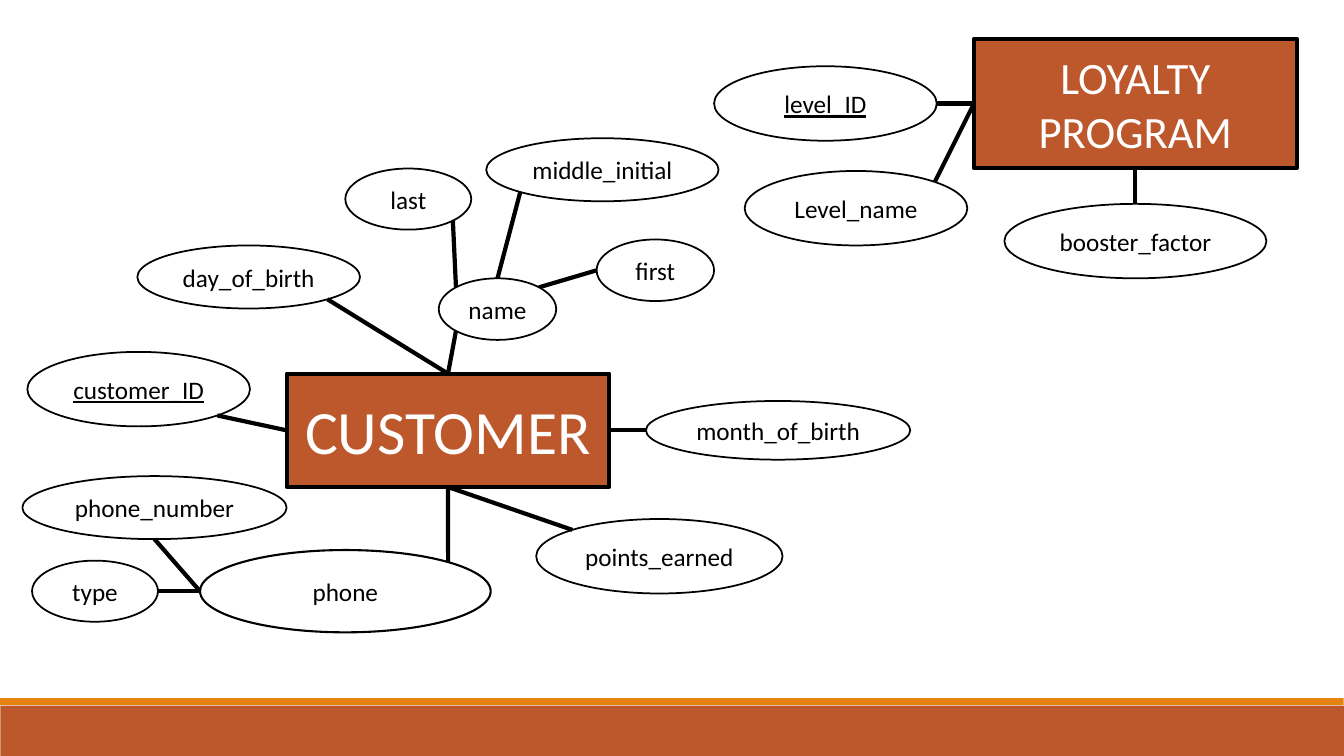
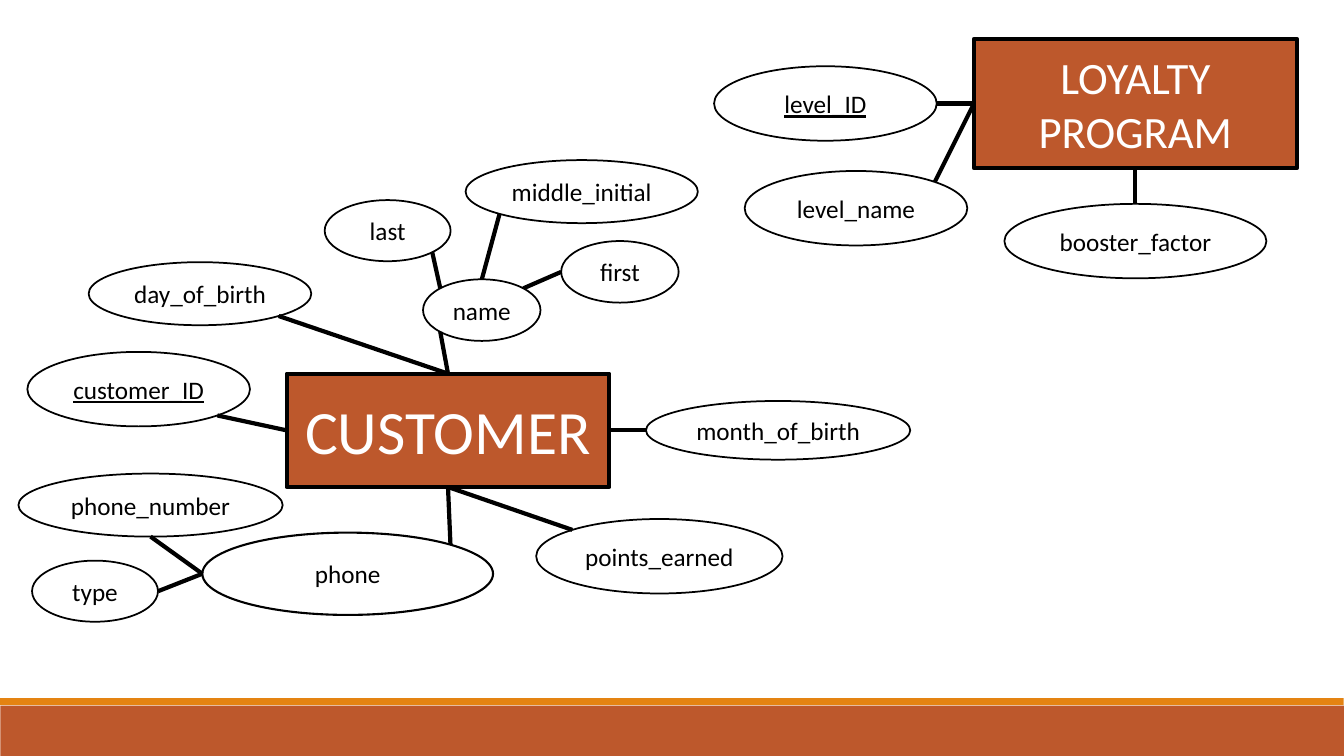
Before and after one commit to cnecciai/BoutiqueCoffee, a slide deck: slide 5 of Phase I/ER Model.pptx. Drawn at 1344x756 pixels with LibreOffice and Linux fonts; fonts in the diff are those of the drawing. Boxes give left, top, right and bottom in pixels: in the first picture for what was removed or moved away, otherwise in the second. Text is boxed around its words. In the diff, an @@ line names an element or a change of style, - is before the commit and + after.

```diff
--- a/Phase I/ER Model.pptx
+++ b/Phase I/ER Model.pptx
@@ ellipse "middle_initial": place and size @@
-ellipse "middle_initial" at (486,138,718,202)
+ellipse "middle_initial" at (466,160,698,224)
@@ ellipse "last": place and size @@
-ellipse "last" at (346,168,472,230)
+ellipse "last" at (325,201,451,262)
@@ text in ellipse at (797,200,915,222): text changed @@
-Level_name
+level_name
@@ line moved from (520, 193) - (498, 278) to (500, 214) - (482, 279) @@
@@ ellipse "day_of_birth": place and size @@
-ellipse "day_of_birth" at (137,246,360,310)
+ellipse "day_of_birth" at (89,262,312,326)
@@ line moved from (453, 221) - (456, 287) to (433, 252) - (441, 288) @@
@@ ellipse "first": place and size @@
-ellipse "first" at (597,240,715,301)
+ellipse "first" at (562,241,680,302)
@@ ellipse "name": place and size @@
-ellipse "name" at (439,278,557,340)
+ellipse "name" at (423,279,541,341)
@@ line moved from (597, 270) - (539, 287) to (562, 272) - (523, 288) @@
@@ line moved from (448, 374) - (328, 299) to (448, 374) - (279, 317) @@
@@ line moved from (456, 331) - (448, 374) to (441, 332) - (448, 374) @@
@@ ellipse "phone_number": place and size @@
-ellipse "phone_number" at (22,476,286,539)
+ellipse "phone_number" at (18,474,282,537)
@@ line moved from (449, 563) - (448, 487) to (451, 544) - (448, 487) @@
@@ line moved from (154, 539) - (200, 592) to (150, 536) - (203, 574) @@
@@ ellipse "phone": place and size @@
-ellipse "phone" at (200,551,490,633)
+ellipse "phone" at (203,532,493,615)
@@ line moved from (158, 592) - (200, 592) to (158, 592) - (203, 574) @@
```
Also in this commit, not shown: 2 other slides changed, 2 other files.
